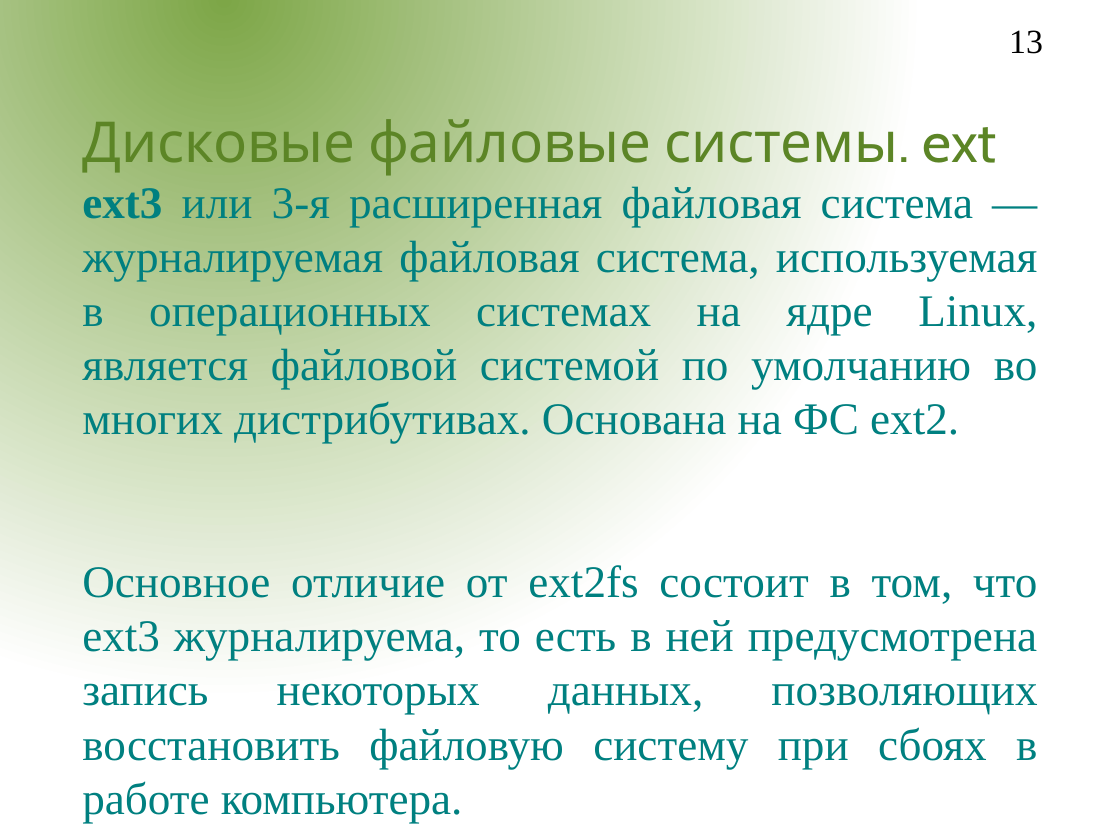
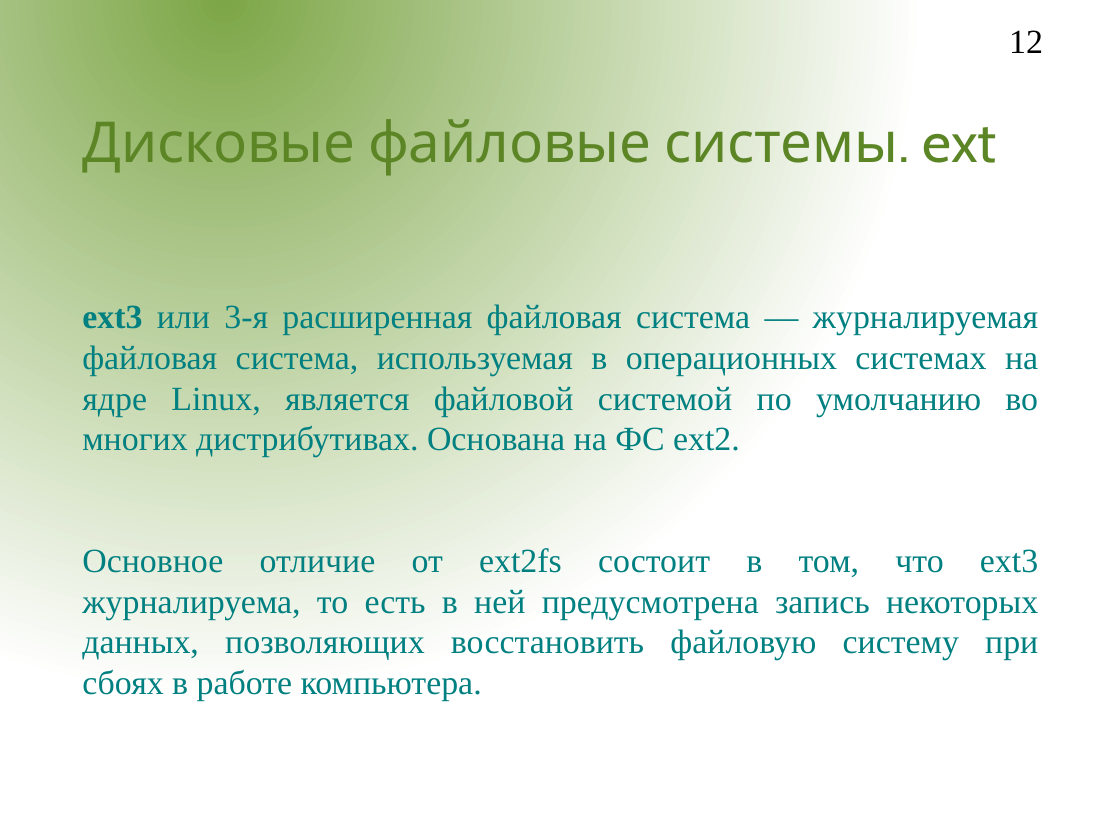
Before and after one commit to aeremenok/a-team-777, a slide deck: slide 12 of sem_9/st/fs.odp (slide 13 before the commit). Drawn at 1120x840 pixels with LibreOffice and Linux fonts; fonts in the diff are those of the drawing; background and template pictures are left out. Boxes give left, top, right and bottom in pixels: in the first picture for what was removed or moved away, otherwise in the second. Text is boxed around its words. In the diff, an @@ line names an element or a change of style, - is before the commit and + after.

```diff
--- a/sem_9/st/fs.odp
+++ b/sem_9/st/fs.odp
@@ page number at (1009,30,1043,53): text changed @@
-13
+12
@@ subtitle "ext3 или 3-я расширенная файловая ...": place and size @@
-subtitle "ext3 или 3-я расширенная файловая ..." at (82,186,1038,823)
+subtitle "ext3 или 3-я расширенная файловая ..." at (82,304,1038,701)
@@ subtitle "ext3 или 3-я расширенная файловая ..." at (82,304,1038,701): size 32 to 24 pt @@
```
Also in this commit, not shown: 8 other slides changed, 3 slides added, 1 slide removed.
